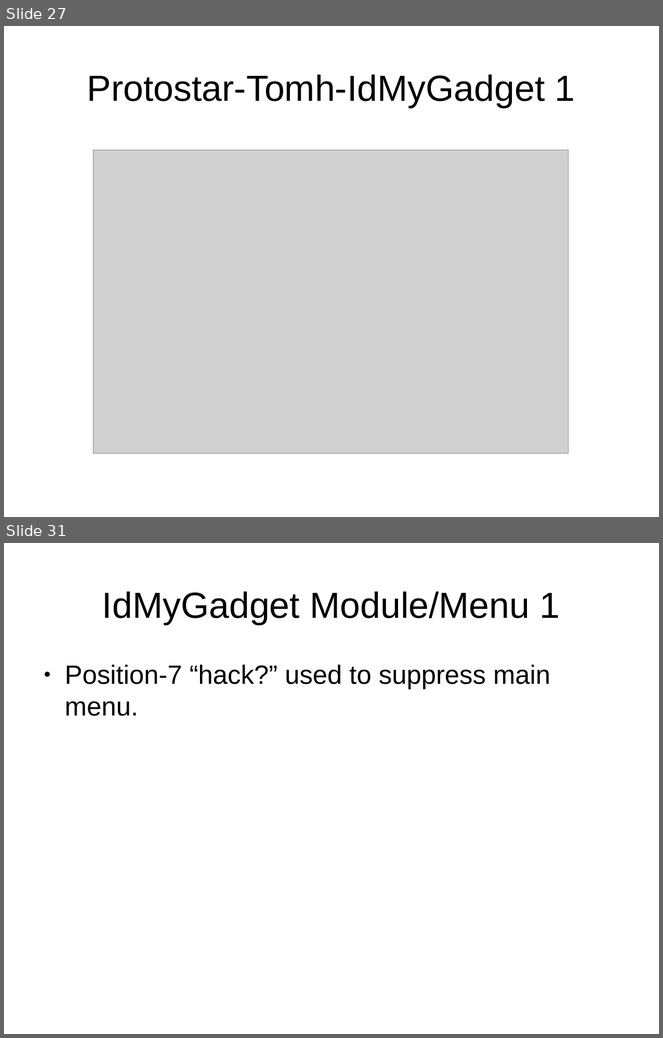
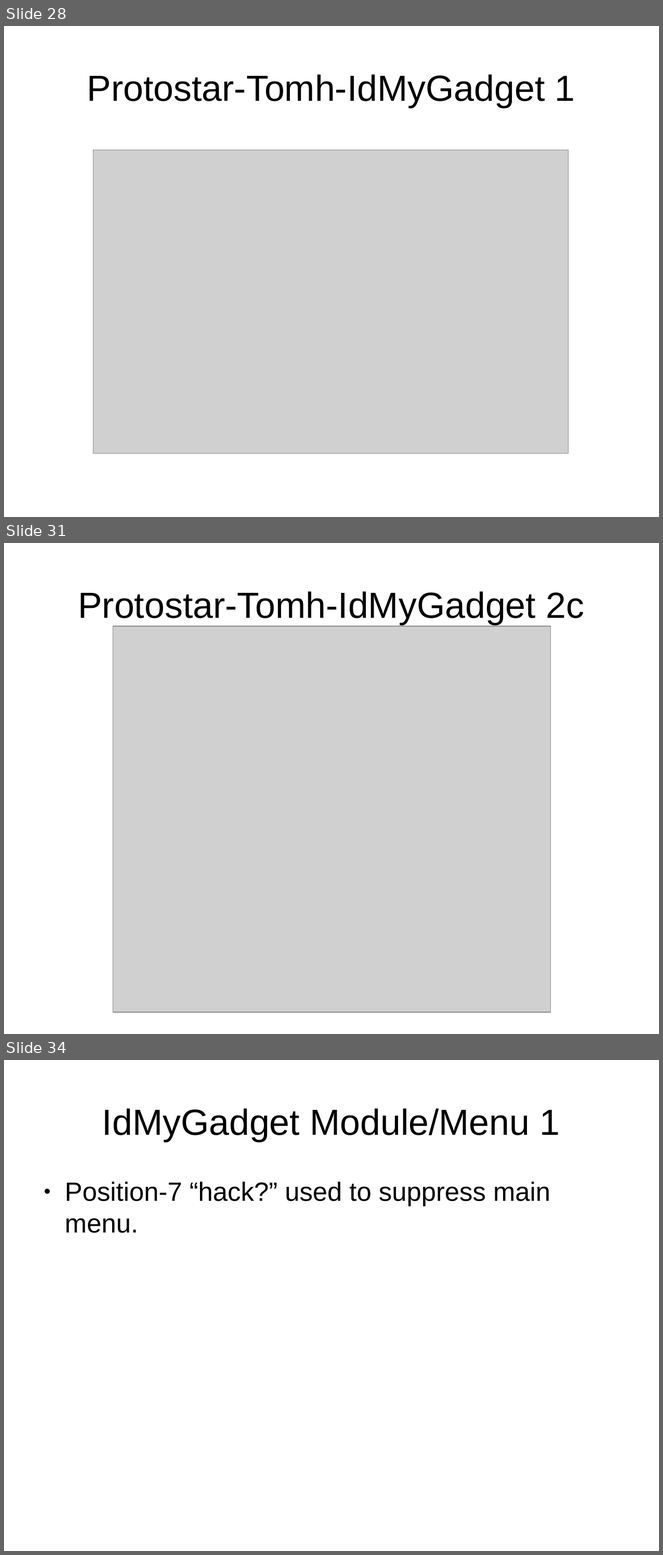
Before and after one commit to tomwhartung/jmws_accoutrements, a slide deck: presentations/2015_09-Joomla/Device_Detection-In_Protostar_and_Beez3.odp. Shown one above the other, each under a label of ours: slides 27 and 31 before the commit, slides 28, 31 and 34 after it; the slides between them are not shown. The pictures are 663x1038 and 663x1555 pixels, drawn with LibreOffice and Linux fonts; fonts in the diff are those of the drawing; grey boxes stand for pictures. Boxes give left, top, right and bottom in pixels: in the first picture for what was removed or moved away, otherwise in the second. Text is boxed around its words. In the diff, an @@ line names an element or a change of style, - is before the commit and + after.

Commit message:
Added images of the IdMyGadget tab for the protostar-idMyGadget and protostar-tomh-idMyGadget templates.

```diff
--- a/presentations/2015_09-Joomla/Device_Detection-In_Protostar_and_Beez3.odp
+++ b/presentations/2015_09-Joomla/Device_Detection-In_Protostar_and_Beez3.odp
@@ slide 31 added at bbox=[4, 543, 659, 1034], background #FFFFFF @@
@@ title added at bbox=[78, 591, 584, 625], 44 pt, text #000000 @@
+Protostar-Tomh-IdMyGadget 2c
@@ picture added at bbox=[113, 626, 551, 1013] @@
@@ what was slide 27 is now slide 28 @@
@@ what was slide 31 is now slide 34 @@
```
Also in this commit, not shown: 4 other slides added, 2 slides removed, 4 other files.
